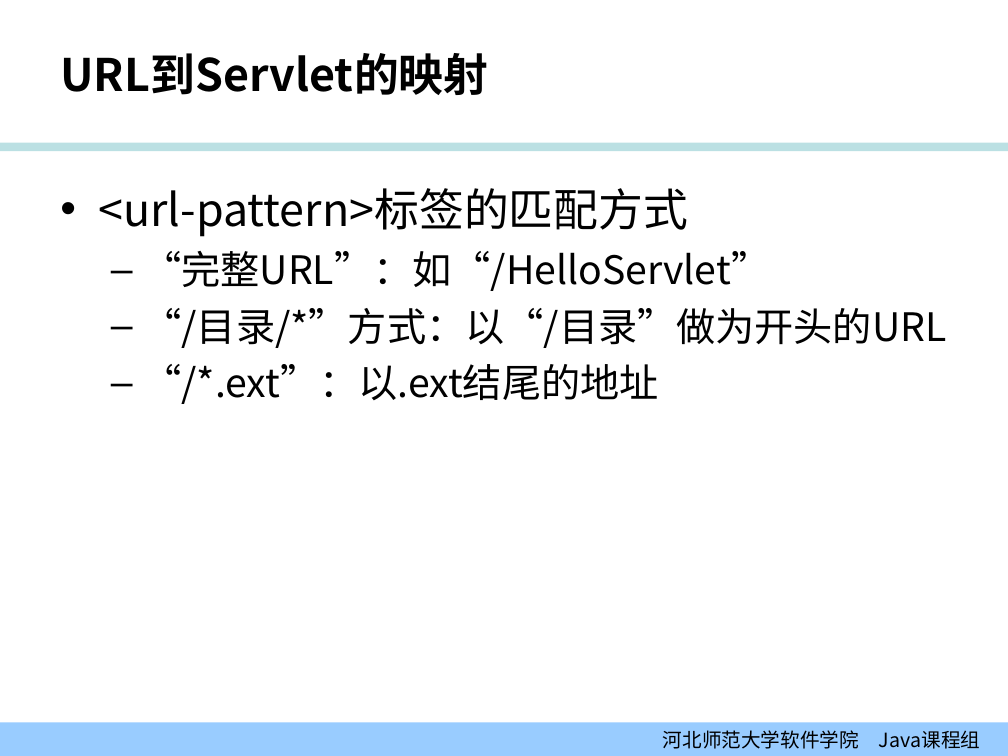
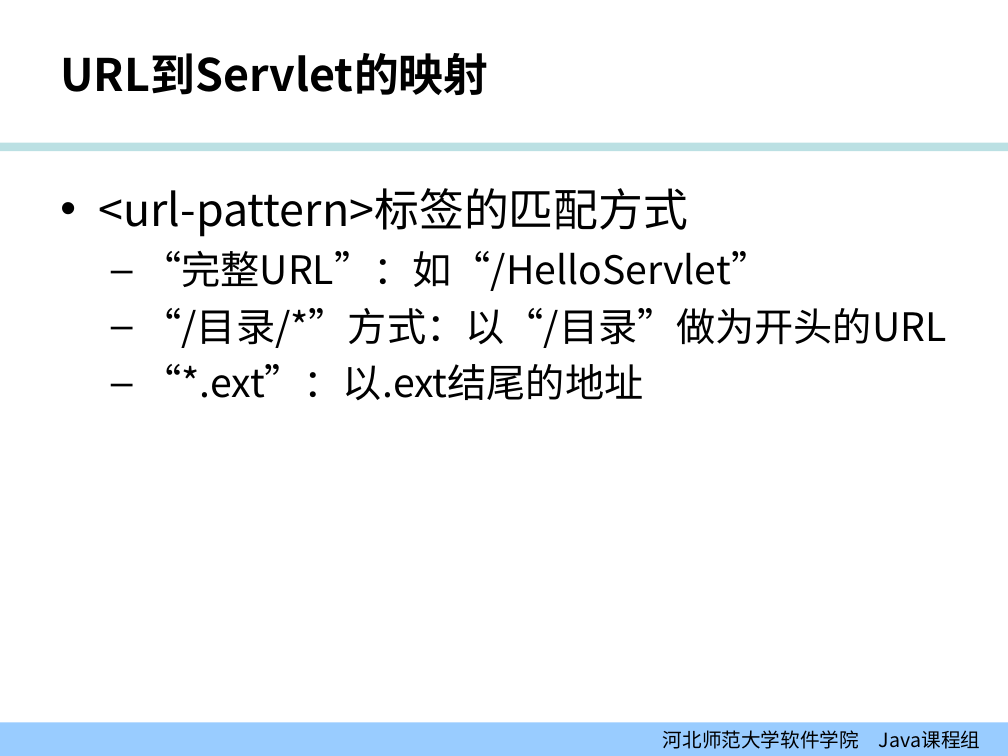
Before and after one commit to edu2act/course-JavaEE, a slide deck: slide 14 of 课程PPT/01-02_Servlet模型（一）.ppt. Drawn at 1008x756 pixels with LibreOffice and Linux fonts; fonts in the diff are those of the drawing; background and template pictures are left out. Boxes give left, top, right and bottom in pixels: in the first picture for what was removed or moved away, otherwise in the second. Text is boxed around its words. In the diff, an @@ line names an element or a change of style, - is before the commit and + after.

```diff
--- a/课程PPT/01-02_Servlet模型（一）.ppt
+++ b/课程PPT/01-02_Servlet模型（一）.ppt
@@ text at [142, 364, 643, 400]: text changed @@
-  – “/*.ext”：以.ext结尾的地址
+  – “*.ext”：以.ext结尾的地址
```
Also in this commit, not shown: 10 other slides changed, 3 other files.
